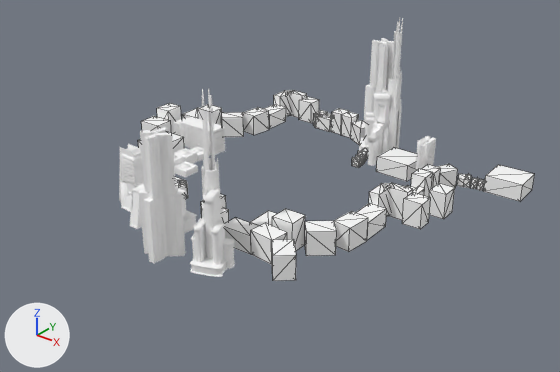
The Blender file Assets/Models/Blender/CityMesh.blend as it was, and as the next commit left it.
Rendered twice from a camera (50 mm lens) standing at (3.72, -3.76, 2.94) and looking at (0.05, 0.83, 0.1). The axes (+X, +Y, +Z) are drawn at lower left. The lights are the same throughout. Mesh edges are drawn as thin lines on the coarser meshes.

In view in the first picture: 'The_City:bldgs2', 'The_City:mesh01'.
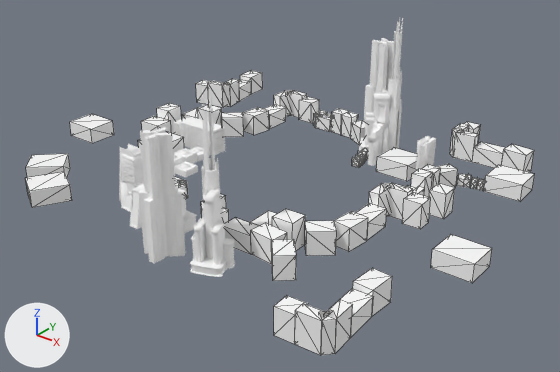
What changed in the scene script:
```text
Change me_mesh:
    used by ob_the_city_mesh01; parent = ob_group1; location = (0.0, 0.0, 0.0); scale = (0.148, 0.148, 0.148)
    remove me_mesh.from_pydata(...)  # 1896 vertices, 1044 faces; spans x -1192.0..1153.0, y 18.0..204.0, z -1631.0..196.0
    add me_mesh.from_pydata(...)  # 2424 vertices, 1308 faces; spans x -1555.0..1316.0, y 18.0..204.0, z -1855.0..515.0
    me_mesh part 1: 144 vertices added at x -1384.0..-1109.0, y 37.0..204.0, z -1853.0..-1321.0
    me_mesh part 2: 144 vertices added at x 849.0..1121.0, y 37.0..204.0, z 2.0..515.0
    me_mesh part 3: 144 vertices added at x 525.0..1035.0, y 37.0..204.0, z -1855.0..-1584.0
    me_mesh part 4: 72 vertices added at x -1555.0..-778.0, y 41.0..140.0, z -516.0..453.0
    me_mesh part 5: 24 vertices added at x 1102.0..1316.0, y 41.0..140.0, z -535.0..-350.0
```

Where the change shows, as pixel boxes [x1, y1, x2, y2] in the pictures (560 x 372 px):
'The_City:mesh01', reshaped (28% wider, 49% taller)
    before: [138, 90, 535, 281]
    after: [25, 70, 535, 355]
part 1 of me_mesh, added
    after: [196, 70, 263, 107]
part 2 of me_mesh, added
    after: [274, 268, 392, 355]
part 3 of me_mesh, added
    after: [450, 122, 534, 172]
part 4 of me_mesh, added
    after: [25, 114, 114, 208]
part 5 of me_mesh, added
    after: [431, 234, 492, 283]
